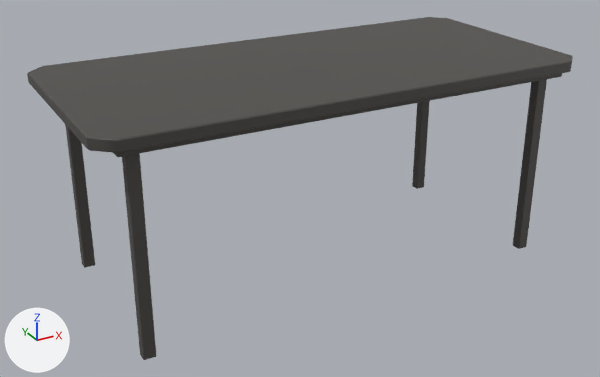
A saved change to the FBX model Assets/Obj/Base/MesaPadrao.fbx.
Rendered twice from a 50 mm camera at (-1.937, 0.152, 1.508) aimed at (-0.591, 2.599, 0.284). Lighting does not change. The marker at lower left points along +X, +Y and +Z. Where no turn or scale is listed for an object, it has been applied to the vertices.

The older version as bpy lines, for what is in view:
```python
me_cube_037 = bpy.data.meshes.new('Cube.037')
me_cube_037.from_pydata(...)  # 312 vertices, 260 faces; spans x -0.88..0.88, y -0.42..0.42, z -0.38..0.38
me_cube_037.materials.append(mat_testeverde_002)  # dark grey #4c4945
ob_mesas = bpy.data.objects.new('MesaS', me_cube_037)
ob_mesas.location = (-0.545, 2.614, 0.367)
```
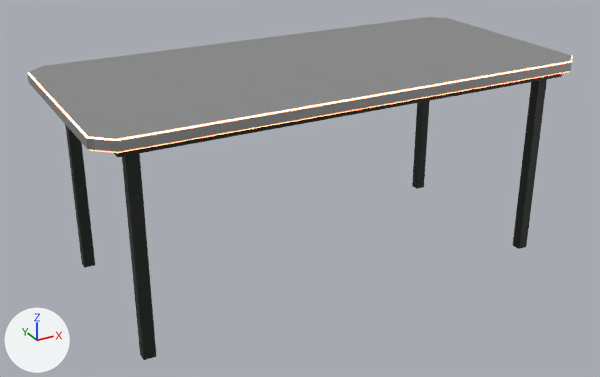
Changed parts and their boxes (x1, y1, x2, y2) in the pictures (600 x 377 px):
part 1 of me_cube_037, recoloured: (65, 73, 562, 360) in both
part 2 of me_cube_037, recoloured (grey to white): (27, 72, 376, 153) in both
part 3 of me_cube_037, recoloured (grey to white): (375, 56, 573, 107) in both
part 4 of me_cube_037, recoloured: (27, 39, 376, 152) in both
part 5 of me_cube_037, recoloured: (259, 17, 573, 106) in both

What changed in the scene script:
```text
Add mat_material_013:
    mat_material_013 = principled_material('Material.013')
    mat_material_013.base_color = (0.489, 0.489, 0.489)  # grey #bababa
    mat_material_013.metallic = 0.838
    mat_material_013.roughness = 0.346
Add mat_luz:
    mat_luz = principled_material('Luz')
    mat_luz.base_color = (1.0, 1.0, 1.0)  # white #ffffff
    mat_luz.emission_color = (1.0, 0.202, 0.0513)  # orange #ff7c40
    mat_luz.emission_strength = 5.0
Add mat_metalpreto:
    mat_metalpreto = principled_material('MetalPreto')
    mat_metalpreto.base_color = (0.0104, 0.0147, 0.0109)  # black #1a201b
Change me_cube_037:
    where me_cube_037.from_pydata(...)  # 312 vertices, 260 faces; spans x -0.88..0.88, y -0.42..0.42, z -0.38..0.38
    used by ob_mesas; location = (-0.545, 2.614, 0.367)
    me_cube_037 part 1: 188 of the faces centred in x -0.87..0.87, y -0.4..0.4, z -0.26..0.34 switch from mat_testeverde_002 (dark grey #4c4945) to mat_metalpreto (black #1a201b)
    me_cube_037 part 2: 12 of the faces centred in x -0.88..-0.41, y -0.42..0.42, z 0.34..0.37 switch from mat_testeverde_002 (dark grey #4c4945) to mat_luz (white #ffffff)
    me_cube_037 part 3: 12 of the faces centred in x 0.41..0.88, y -0.42..0.42, z 0.34..0.37 switch from mat_testeverde_002 (dark grey #4c4945) to mat_luz (white #ffffff)
    me_cube_037 part 4: 24 of the faces centred in x -0.88..-0.41, y -0.42..0.42, z 0.34..0.38 switch from mat_testeverde_002 (dark grey #4c4945) to mat_material_013 (grey #bababa)
    me_cube_037 part 5: 24 of the faces centred in x 0.41..0.88, y -0.42..0.42, z 0.34..0.38 switch from mat_testeverde_002 (dark grey #4c4945) to mat_material_013 (grey #bababa)
```
